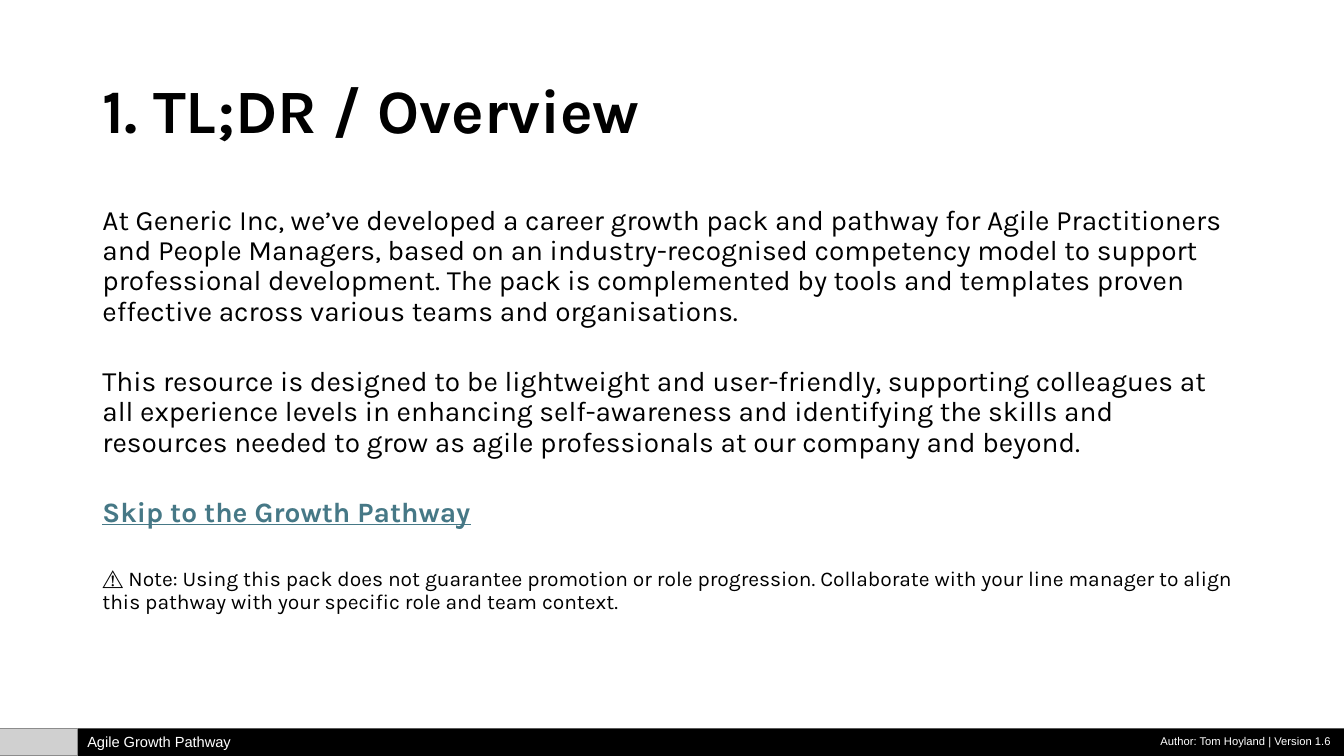
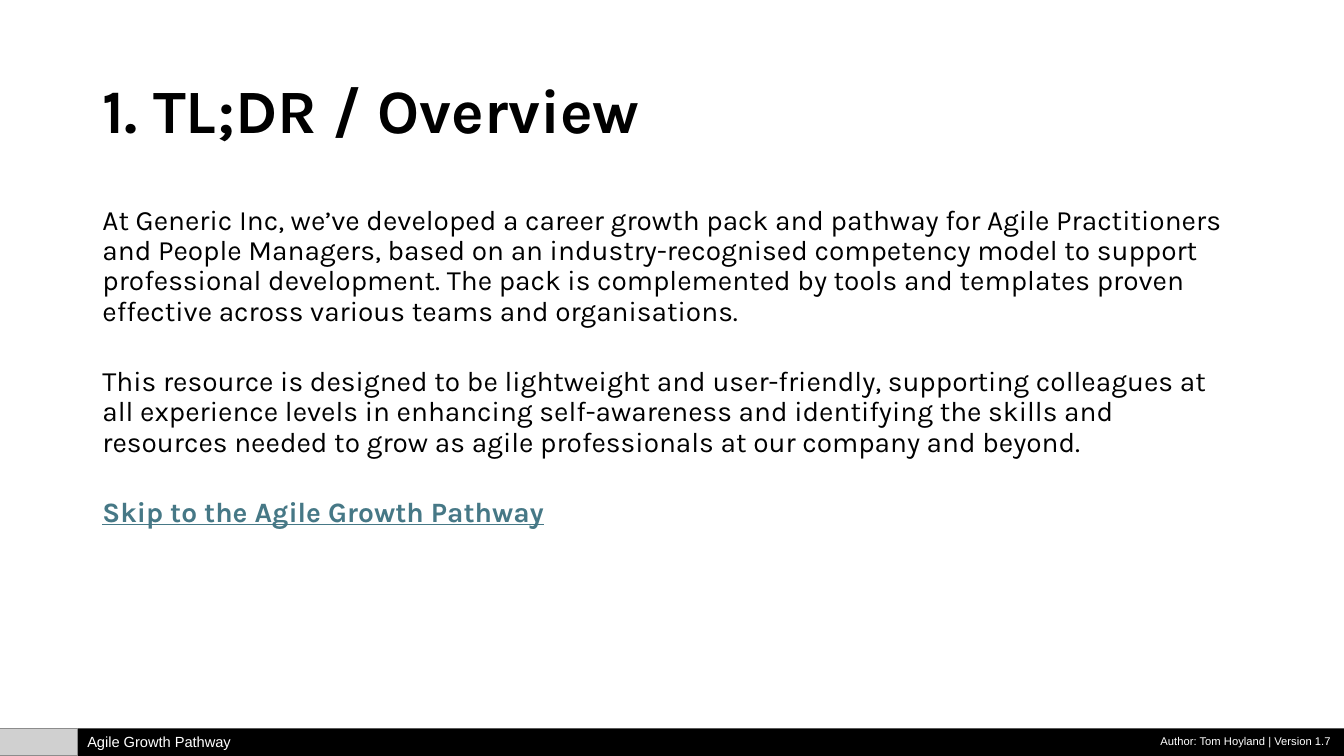
Before and after one commit to tomhoyland/agile-growth-pathway, a slide deck: slide 2 of Agile-Growth-Pathway.pptx. Drawn at 1344x756 pixels with LibreOffice and Linux fonts; fonts in the diff are those of the drawing; grey boxes stand for pictures. Boxes give left, top, right and bottom in pixels: in the first picture for what was removed or moved away, otherwise in the second. Text is boxed around its words. In the diff, an @@ line names an element or a change of style, - is before the commit and + after.

```diff
--- a/Agile-Growth-Pathway.pptx
+++ b/Agile-Growth-Pathway.pptx
@@ text at <box>102,502,544,529</box>: text changed; size 15 to 20 pt; text colour #000000 to #467886; bold on @@
-Skip to the Growth Pathway
-⚠️ Note: Using this pack does not guarantee promotion or role progression. Collaborate with your line manager to align this pathway with your specific role and team context.
+Skip to the Agile Growth Pathway
@@ text at <box>1160,737,1331,748</box>: text changed @@
-Author: Tom Hoyland | Version 1.6
+Author: Tom Hoyland | Version 1.7
```
Also in this commit, not shown: 15 other slides changed, 1 other file.
